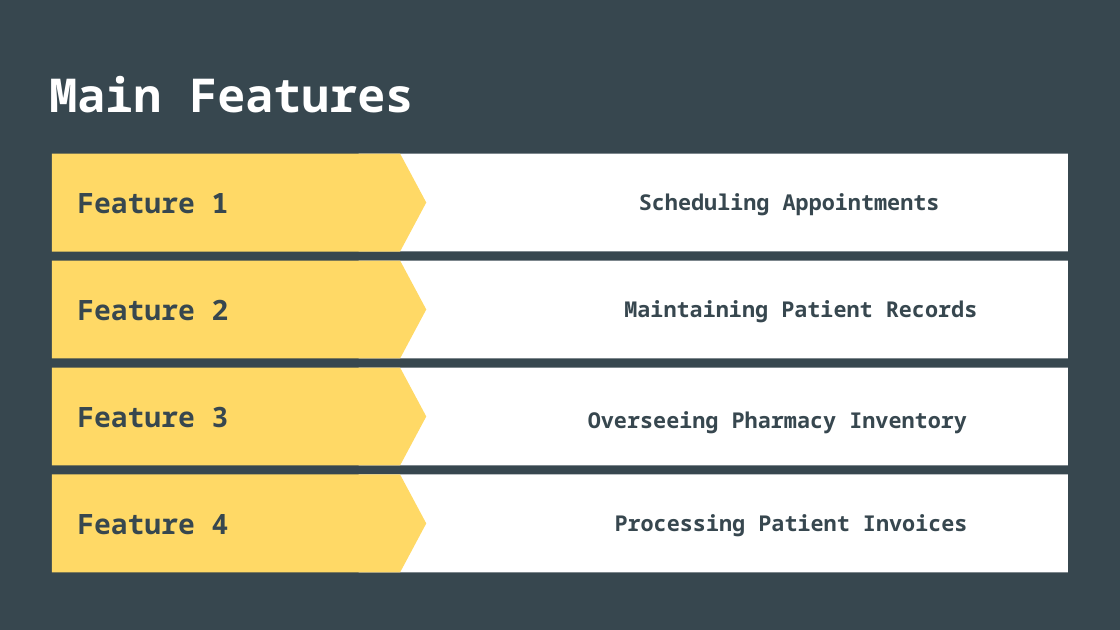
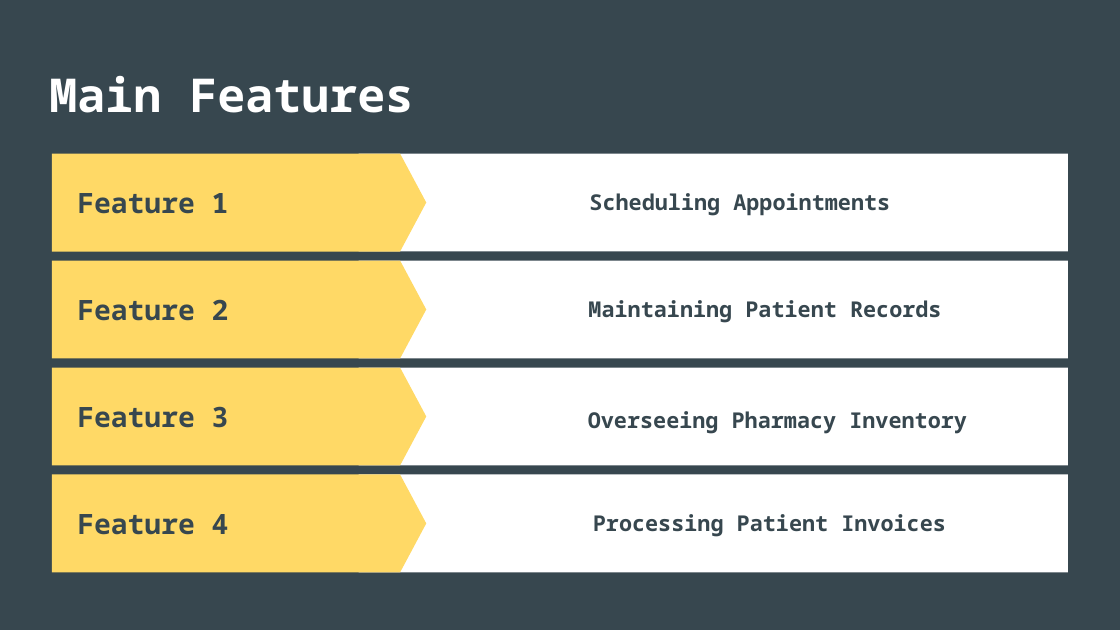
Before and after one commit to VikkiCGreen/HospitalManagement, a slide deck: slide 5 of Presentation/Software Engineering Presentation.pptx (slide 7 before the commit). Drawn at 1120x630 pixels with LibreOffice and Linux fonts; fonts in the diff are those of the drawing. Boxes give left, top, right and bottom in pixels: in the first picture for what was removed or moved away, otherwise in the second. Text is boxed around its words. In the diff, an @@ line names an element or a change of style, - is before the commit and + after.

```diff
--- a/Presentation/Software Engineering Presentation.pptx
+++ b/Presentation/Software Engineering Presentation.pptx
@@ text "Scheduling Appointments": place and size @@
-text "Scheduling Appointments" at (639, 193, 940, 216)
+text "Scheduling Appointments" at (589, 193, 890, 216)
@@ text "Maintaining Patient Records": place and size @@
-text "Maintaining Patient Records" at (624, 300, 978, 323)
+text "Maintaining Patient Records" at (588, 300, 942, 323)
@@ text "Processing Patient Invoices": place and size @@
-text "Processing Patient Invoices" at (615, 514, 968, 537)
+text "Processing Patient Invoices" at (593, 514, 946, 537)
```
Also in this commit, not shown: 3 other slides changed, 5 slides added, 1 slide removed.
